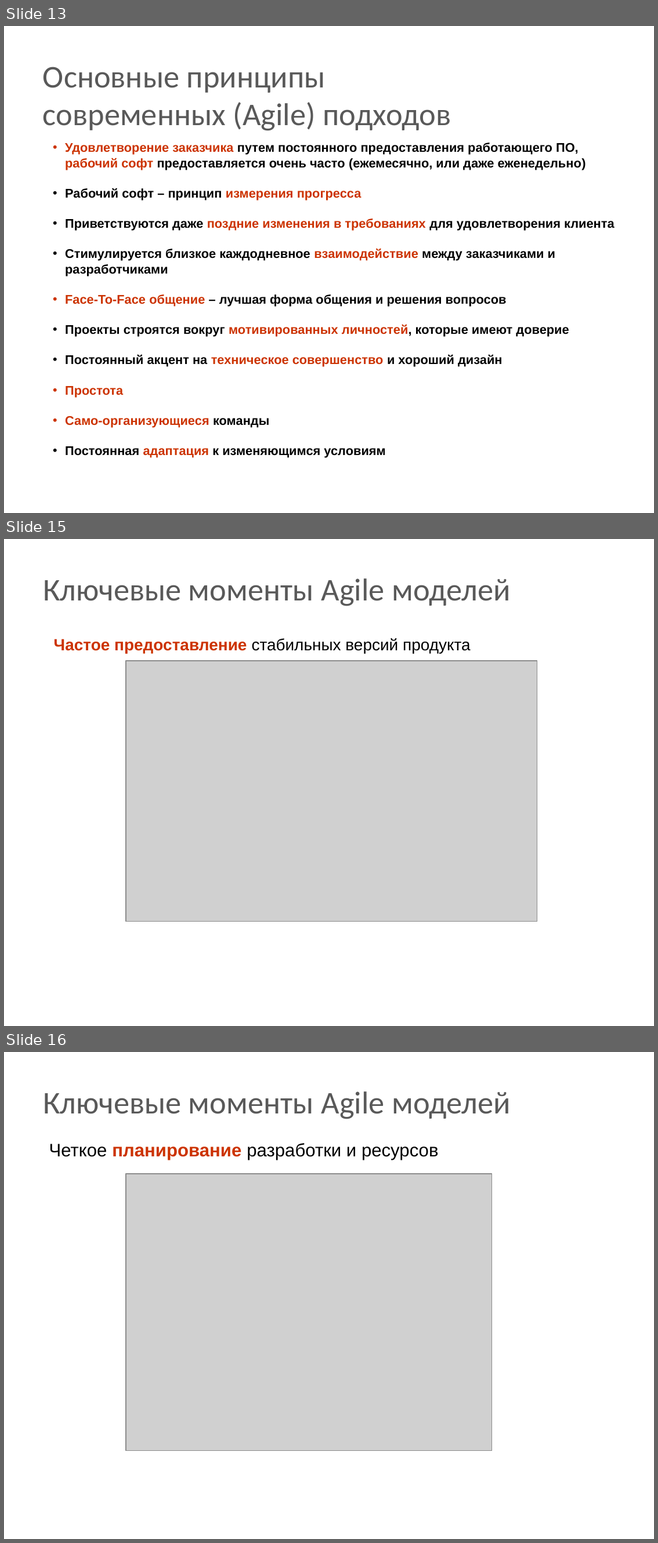
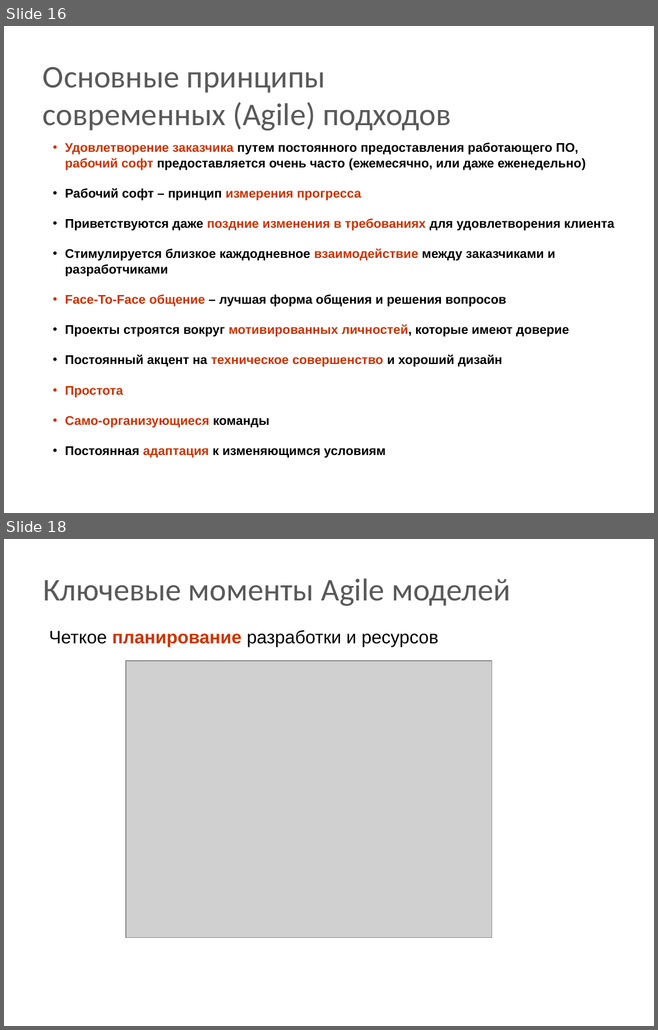
Before and after one commit to BigRacer/swtesting, a slide deck: 6.SDLC/SDLC models.pptx. Shown one above the other, each under a label of ours: slides 13, 15 and 16 before the commit, slides 16 and 18 after it; the slides between them are not shown. The pictures are 658x1543 and 658x1030 pixels, drawn with LibreOffice and Linux fonts; fonts in the diff are those of the drawing; grey boxes stand for pictures; background and template pictures are left out. Boxes give left, top, right and bottom in pixels: in the first picture for what was removed or moved away, otherwise in the second. Text is boxed around its words. In the diff, an @@ line names an element or a change of style, - is before the commit and + after.

```diff
--- a/6.SDLC/SDLC models.pptx
+++ b/6.SDLC/SDLC models.pptx
@@ slide 15 removed at bbox=[4, 539, 654, 1026], background picture (left out) @@
@@ text removed at bbox=[43, 578, 510, 606] @@
-Ключевые моменты Agile моделей
@@ text removed at bbox=[54, 638, 470, 653] @@
-Частое предоставление стабильных версий продукта
@@ picture removed at bbox=[125, 660, 536, 921] @@
@@ what was slide 13 is now slide 16 @@
@@ what was slide 16 is now slide 18 @@
```
Also in this commit, not shown: 6 slides changed, 4 slides added, 1 other slide removed.
